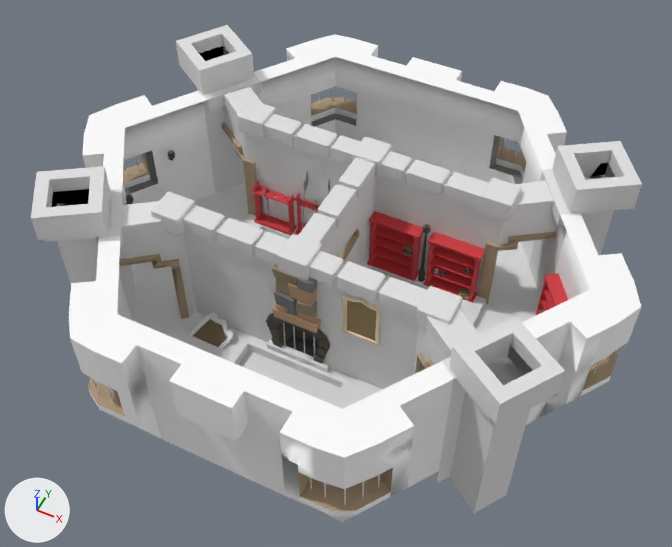
Two versions of the FBX model Dungeon Baller/Assets/Fbx/firstfloor.fbx, one commit apart.
Camera for both pictures: a 50 mm camera at (1.38, -2.78, 3.67) aimed at (0.02, -0.07, 0.29). Lighting does not change. The marker at lower left points along +X, +Y and +Z. Where no turn or scale is listed for an object, it has been applied to the vertices. Vertices at the same position are counted once.

Objects in the first picture: 'firstfloor', 'walllvl3', 'walllvl4', 'walllvl5', 'walllvl6'.
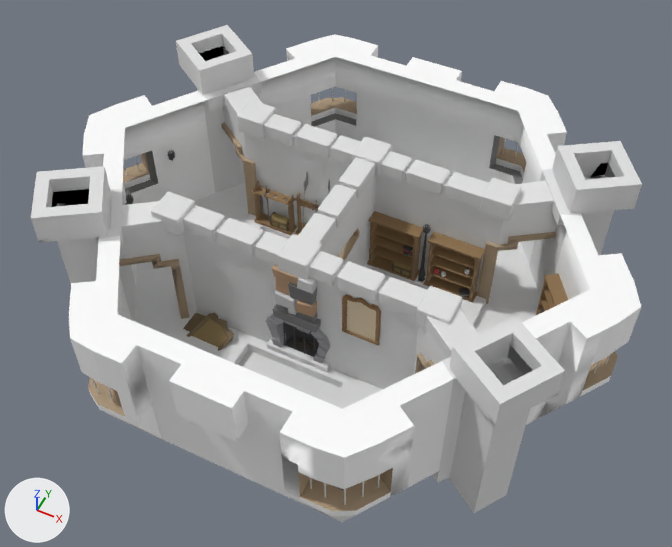
Pixel boxes [x1, y1, x2, y2] of what changed, in the pictures (672 x 547 px; the box of a moved part takes in the faces that stretch with it):
part 1 of me_obj_000001_003, added: after [270, 212, 289, 231]
part 2 of me_obj_000001_003, added: after [392, 262, 412, 278]
part 3 of me_obj_000001_003, moved or reshaped: before [257, 189, 274, 196]; after [257, 189, 317, 220]
part 4 of me_obj_000001_003, recoloured (brown to black): [403, 245, 544, 313] in both
part 5 of me_obj_000001_003, recoloured (red to brown): [252, 180, 568, 315] in both
part 6 of me_obj_000001_003, recoloured (black to grey): [266, 313, 330, 363] in both
part 7 of me_obj_000001_003, recoloured: [283, 322, 315, 357] in both
part 8 of me_obj_000001_003, recoloured: [274, 278, 317, 315] in both
part 9 of me_obj_000001_003, recoloured (brown to grey): [272, 283, 321, 333] in both
part 10 of me_obj_000001_003, recoloured: [272, 265, 317, 317] in both
part 11 of me_obj_000001_003, recoloured: [342, 294, 381, 345] in both
part 12 of me_obj_000001_003, recoloured: [347, 300, 376, 341] in both
part 13 of me_obj_000001_003, recoloured: [193, 319, 227, 347] in both
part 14 of me_obj_000001_003, recoloured (grey to brown): [183, 312, 234, 351] in both

The edits, one by one:
Material 'treasurechest' (mat_treasurechest) is new.
Its base color is (0.288, 0.219, 0.0748) (yellow #92814d).
Its roughness is 0.69.
Material 'treasurechest-keyhole' (mat_treasurechest_keyhole) is new.
Its base color is (0.0607, 0.0607, 0.0607) (dark grey #464646).
Its roughness is 0.69.
Material 'treasurechest-chestwood' (mat_treasurechest_chestwood) is new.
Its base color is (0.107, 0.0692, 0.0344) (brown #5c4a34).
Its roughness is 0.69.
Material 'books-cover1' (mat_books_cover1) is new.
Its base color is (0.042, 0.0893, 0.319) (blue #3a5499).
Its roughness is 0.69.
me_obj_000001_003 is used by ob_firstfloor; location (0.0, 0.0, 0.0).
me_obj_000001_003 had 22073 vertices, 20062 faces and spanned x -1.24..1.24, y -1.05..1.05, z -0.14..0.85.
me_obj_000001_003 now has 22930 vertices, 20841 faces and spans x -1.24..1.24, y -1.05..1.05, z -0.14..0.85.
me_obj_000001_003 part 1: a new loose piece of 428 vertices spanning x -0.54..-0.44, y 0.27..0.32, z 0.06..0.13.
me_obj_000001_003 part 2: a new loose piece of 405 vertices spanning x 0.18..0.29, y 0.26..0.31, z 0.06..0.13.
me_obj_000001_003 part 3: 5 vertices moved within x -0.57..-0.54, y 0.26..0.5, z 0.15..0.28; 6 vertices removed from x -0.57..-0.28, y 0.26..0.32, z 0.08..0.28; 14 vertices added at x -0.57..-0.28, y 0.26..0.32, z 0.08..0.29.
me_obj_000001_003 part 4: 1610 faces spanning x 0.23..1.11, y -0.31..0.32, z 0.07..0.28 switch from mat_wood (brown #90734e) to mat_cover4_001 (black #3f3f3f).
me_obj_000001_003 part 5: 1746 faces spanning x -0.65..1.15, y -0.36..0.36, z 0.02..0.38 switch from mat_hp (red #d6393e) to mat_wood (brown #90734e).
me_obj_000001_003 part 6: 312 faces spanning x -0.18..0.16, y -0.43..-0.37, z 0.05..0.35 switch from mat_woodsticks (brown #4e4739) to mat_rocks (grey #9f9ea3).
me_obj_000001_003 part 7: 136 faces spanning x -0.09..0.08, y -0.41..-0.4, z 0.05..0.25 switch from mat_whiter (light grey #d1d1d1) to mat_material_008 (dark grey #464646).
me_obj_000001_003 part 8: 100 faces spanning x -0.1..0.1, y -0.46..-0.35, z 0.37..0.64 switch from mat_darkgreyr (grey #747474) to mat_whiter (light grey #d1d1d1).
me_obj_000001_003 part 9: 96 faces spanning x -0.11..0.12, y -0.45..-0.35, z 0.31..0.58 switch from mat_brownr (brown #be9a79) to mat_darkgreyr (grey #747474).
me_obj_000001_003 part 10: 152 faces spanning x -0.56..0.54, y -1.03..-0.37, z 0.02..0.64 switch from mat_material_007 (brown #94876d) to mat_brownr (brown #be9a79).
me_obj_000001_003 part 11: 80 faces spanning x 0.22..0.41, y -0.42..-0.41, z 0.34..0.62 switch from mat_paper (beige #e7d4b5) to mat_frame (brown #8b6a43).
me_obj_000001_003 part 12: 8 faces spanning x 0.25..0.39, y -0.41, z 0.36..0.59 switch from mat_paper2 (brown #967e53) to mat_paper (beige #e7d4b5).
me_obj_000001_003 part 13: 12 faces spanning x -0.58..-0.36, y -0.56..-0.38, z 0.0..0.07 switch from mat_frame2 (brown #77654a) to mat_paper2 (brown #967e53).
me_obj_000001_003 part 14: 114 faces spanning x -0.6..-0.34, y -0.58..-0.38, z 0.0..0.09 switch from mat_material_002 (white #e7e7e7) to mat_frame2 (brown #77654a).
me_obj_000001_003 now uses material mat_books_cover1 (blue #3a5499).
me_obj_000001_003 now uses material mat_treasurechest (yellow #92814d).
me_obj_000001_003 now uses material mat_treasurechest_keyhole (dark grey #464646).
me_obj_000001_003 now uses material mat_treasurechest_chestwood (brown #5c4a34).
